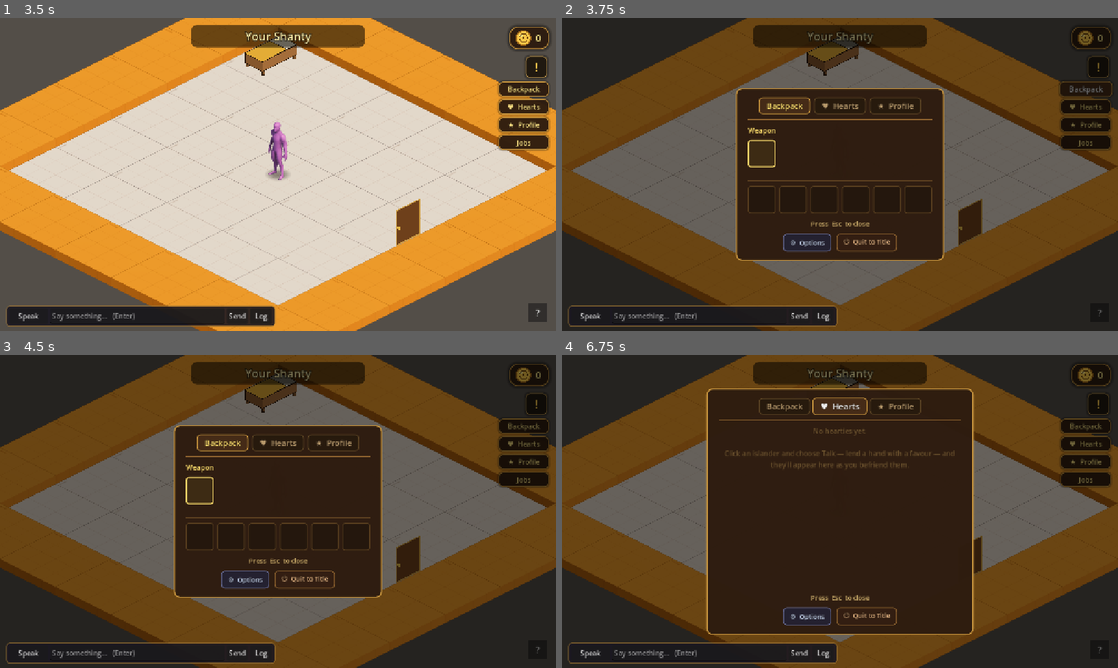
Above: before the commit, frames 1-4 (two rows, left to right).
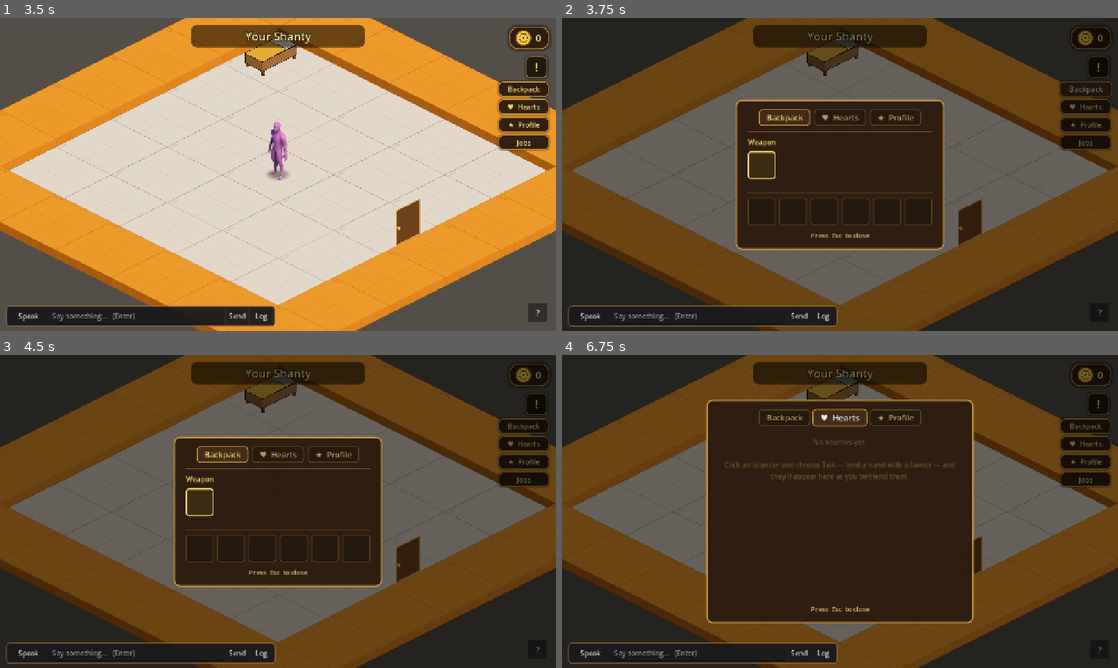
Above: after the commit, the same moments.

Repository: TairoyZone/shivaliva-shanty
Game: Godot game, scene res://main.tscn
The game is run twice, just before and just after one commit, with the same random seed, the same clock (stepped at 60 frames per second) and the same inputs.
Inputs:
- Up to frame 1 (3.5 s): click "New Game" at 0.5 s; click "Let's get to it" at 1.25 s; click "!" at 2 s; click "X" at 2.75 s
- Up to frame 2 (3.75 s): click "Backpack" at 3.5 s
- Up to frame 3 (4.5 s): click "♥ Hearts" at 4.25 s
- Up to frame 4 (6.75 s): click "★ Profile" at 5 s; click "Jobs" at 5.75 s; click "♥ Hearts" at 6.5 s

Frame 1 is identical in both runs. In frame 2, 5.7% of the frame differs, in the area x 31-69%, y 22-78%; in frame 3, 5.7%; in frame 4, 6.1%, in the area x 26-74%, y 10-90%.

Commit message:
feat(ui): ESC pause menu (Resume/Options/Quit) + ESC closes the chat log + captain line dedup
Three deck/UI fixes Troy hit while playing:

1) ESC PAUSE MENU: new interface/pause_menu/PauseMenu (PROCESS_MODE_ALWAYS modal that pauses the tree, mirrors JournalPanel) with Resume / Options / Quit to Title. MOVED the Options + Quit-to-Title buttons OUT of the backpack into it. HUD ESC is now a priority chain (_on_escape): close the open backpack -> close the chat log -> else open the pause menu. E still opens the backpack.

2) ESC CLOSES THE CHAT LOG: ChatBox.is_log_open()/close_log(); the HUD chain closes it before falling through to the pause menu (it didn't close before).

3) CAPTAIN DEDUP: the deck is a fresh node on every station re-entry, so _setup_phase re-said the identical phase line each time (bubble + log spam). _say now skips a line identical to the last one (tracked on PlayerState.last_deck_say, which survives the scene swap; reset by clear_voyage).

Verified: headless scan clean. CLAUDE.md ESC note updated.

Co-Authored-By: Claude Opus 4.8 <noreply@anthropic.com>

Diff:
--- a/autoloads/chat_box.gd
+++ b/autoloads/chat_box.gd
@@ -39,6 +39,13 @@
 func is_typing() -> bool:
 
 	return _input != null and _input.has_focus()
+
+
+## True while the stored chat/event LOG overlay is open — so ESC closes it (and the HUD stands down on
+## ESC rather than opening the backpack; see hud.gd).
+func is_log_open() -> bool:
+
+	return _log_open
 
 
 ## Release the chat bar's focus — called when a HUD panel opens via a mouse click (which bypasses the
@@ -220,6 +227,13 @@
 		_autoscroll()
 
 
+## Close the log if open (ESC from the HUD calls this before falling through to the pause menu).
+func close_log() -> void:
+
+	if _log_open:
+		_toggle_log()
+
+
 # --- log --------------------------------------------------------------
 
 func _on_event_logged(text: String, color: Color) -> void:
--- a/autoloads/player_state.gd
+++ b/autoloads/player_state.gd
@@ -196,6 +196,10 @@
 ## THIS, not the persisted owned-ship `ship_condition`, so the Loft / the Patchworks station / the sink
 ## all act on the ship you're actually crewing (YPP-style). Reset when a voyage ends. See [[ship-condition-research]].
 var voyage_open_holes : int = 0
+## TRANSIENT (not saved): the last line the deck captain spoke — so re-entering the deck in the SAME
+## phase doesn't re-announce/re-log the identical line (the deck is a fresh node each re-entry). Reset
+## by clear_voyage so a new voyage greets you again. See ship_deck.gd `_say`.
+var last_deck_say : String = ""
 
 ## The player's Skirmish weapons. You start with just FISTS (brawl); the rest are bought
 ## at Cinder Troy's forge ([WeaponShop]) → appended here. The EQUIPPED one is the attack
@@ -487,6 +491,7 @@
 	voyage_leg_swaps0 = 0
 	voyage_boarding_seed = 0   # don't bleed a stale footing seed into the next (maybe friendly) Skirmish
 	voyage_open_holes = 0      # the pillage SHIP's holes are transient — the next voyage's ship starts fresh
+	last_deck_say = ""         # so the next voyage's captain greets you again instead of staying silent
 	# (Your OWNED ship's persisted condition (`ship_condition`) is separate + survives, repaired at the
 	# Skydock's Patchworks post. The in-voyage Patchworks station mends the CURRENT pillage ship.)
 	# A boarding melee still in flight (you stepped away, never rejoined, then bailed) is abandoned too.
--- a/interface/hud.gd
+++ b/interface/hud.gd
@@ -265,6 +265,20 @@
 	_inventory_panel.toggle()
 
 
+# ESC priority: close whatever's open first (backpack → chat log); if nothing is, open the PAUSE MENU
+# (Resume / Options / Quit). The Journal owns its own ESC (it pauses + processes-always, so the HUD
+# doesn't get the key while it's up). Troy 2026-06-07: ESC = pause menu; Options/Quit moved out of the bag.
+func _on_escape() -> void:
+
+	if _inventory_panel.is_open():
+		_inventory_panel.close()
+		return
+	if ChatBox != null and ChatBox.is_log_open():
+		ChatBox.close_log()
+		return
+	PauseMenu.open(self)
+
+
 func _unhandled_input(event: InputEvent) -> void:
 
 	# ESC summons / dismisses the backpack in the overworld. The HUD owns
@@ -273,8 +287,11 @@
 		return
 	if ChatBox.is_typing():
 		return   # typing in chat — keys go to the text, not the backpack/journal
-	if event.is_action_pressed("ui_cancel") or event.is_action_pressed("interact"):
-		_toggle_inventory()   # ESC or E opens/closes the backpack — E no longer interacts (Troy: click-based)
+	if event.is_action_pressed("interact"):
+		_toggle_inventory()   # E opens/closes the backpack (E no longer interacts — Troy: click-based world)
+		get_viewport().set_input_as_handled()
+	elif event.is_action_pressed("ui_cancel"):
+		_on_escape()          # ESC: close whatever's open, else open the pause menu (Troy 2026-06-07)
 		get_viewport().set_input_as_handled()
 	elif event is InputEventKey and event.pressed and not event.echo and event.keycode == KEY_J:
 		_toggle_journal()
--- a/interface/inventory_panel/inventory_panel.gd
+++ b/interface/inventory_panel/inventory_panel.gd
@@ -140,51 +140,8 @@
 	hint.add_theme_color_override("font_color", Color(0.8, 0.68, 0.42, 1.0))
 	hint.horizontal_alignment = HORIZONTAL_ALIGNMENT_CENTER
 	vbox.add_child(hint)
-	# Quit to title — the discoverable clean save-and-quit from the overworld (ESC opens this bag, so
-	# this is the way out). PlayerState autosaves on every change, so we just return to the title.
-	var quit_row : HBoxContainer = HBoxContainer.new()
-	quit_row.alignment = BoxContainer.ALIGNMENT_CENTER
-	quit_row.add_theme_constant_override("separation", 12)
-	vbox.add_child(quit_row)
-	# Options (music / sound toggles) — next to Quit so settings are reachable in-game.
-	var opt_btn : Button = Button.new()
-	opt_btn.text = "⚙  Options"
-	opt_btn.focus_mode = Control.FOCUS_NONE
-	opt_btn.add_theme_font_size_override("font_size", 15)
-	opt_btn.add_theme_color_override("font_color", Color(0.80, 0.86, 0.96, 1.0))
-	opt_btn.add_theme_color_override("font_outline_color", Color(0, 0, 0, 0.85))
-	opt_btn.add_theme_constant_override("outline_size", 3)
-	var os : StyleBoxFlat = StyleBoxFlat.new()
-	os.bg_color = Color(0.14, 0.13, 0.20, 0.92)
-	os.border_color = Color(0.40, 0.42, 0.58, 1.0)
-	os.set_border_width_all(2)
-	os.set_corner_radius_all(8)
-	os.content_margin_left = 16
-	os.content_margin_right = 16
-	os.content_margin_top = 7
-	os.content_margin_bottom = 7
-	opt_btn.add_theme_stylebox_override("normal", os)
-	opt_btn.pressed.connect(func() -> void: OptionsPanel.open(self))
-	quit_row.add_child(opt_btn)
-	var quit_btn : Button = Button.new()
-	quit_btn.text = "⏻  Quit to Title"
-	quit_btn.focus_mode = Control.FOCUS_NONE
-	quit_btn.add_theme_font_size_override("font_size", 15)
-	quit_btn.add_theme_color_override("font_color", Color(0.92, 0.72, 0.52, 1.0))
-	quit_btn.add_theme_color_override("font_outline_color", Color(0, 0, 0, 0.85))
-	quit_btn.add_theme_constant_override("outline_size", 3)
-	var qs : StyleBoxFlat = StyleBoxFlat.new()
-	qs.bg_color = Color(0.20, 0.12, 0.07, 0.92)
-	qs.border_color = Color(0.55, 0.38, 0.18, 1.0)
-	qs.set_border_width_all(2)
-	qs.set_corner_radius_all(8)
-	qs.content_margin_left = 16
-	qs.content_margin_right = 16
-	qs.content_margin_top = 7
-	qs.content_margin_bottom = 7
-	quit_btn.add_theme_stylebox_override("normal", qs)
-	quit_btn.pressed.connect(_on_quit_to_title)
-	quit_row.add_child(quit_btn)
+	# (Options + Quit to Title moved OUT of the backpack to the ESC PAUSE MENU, Troy 2026-06-07 — see
+	# interface/pause_menu/pause_menu.gd. The bag is now purely items/hearts/profile.)
 	_update_tab_styles()
 
 
@@ -281,22 +238,6 @@
 		close()
 	else:
 		open("items")
-
-
-# Return to the title screen. PlayerState autosaves on every change + records last_scene, so main.tscn
-# resumes the player right back here on next launch — a clean save-and-quit.
-func _on_quit_to_title() -> void:
-
-	close()
-	if get_tree() == null:
-		return
-	get_tree().paused = false
-	# Abandon any in-flight pillage entirely (NOT just the melee): the voyage fields are transient + not
-	# saved, so leaving voyage_active / open_holes / the board snapshot live would bleed into the next run
-	# (a phantom resume on Continue, or a fresh voyage starting already-holed). clear_voyage clears the
-	# boarding melee too.
-	PlayerState.clear_voyage()
-	get_tree().change_scene_to_file("res://main.tscn")
 
 
 func current_tab() -> String:
--- /dev/null
+++ b/interface/pause_menu/pause_menu.gd
@@ -0,0 +1,157 @@
+## PauseMenu — ESC in the walkable world opens this: it PAUSES the game and offers Resume / Options /
+## Quit to Title (the Options + Quit moved here OUT of the backpack, Troy 2026-06-07). Mirrors the
+## JournalPanel modal pattern: a PROCESS_MODE_ALWAYS CanvasLayer that pauses the tree and owns its own
+## ESC-to-resume, added to the root via PauseMenu.open(host) (won't stack). Built procedurally
+## (placeholder-first). The HUD drives opening; closing whatever's already open takes priority over it.
+class_name PauseMenu
+extends CanvasLayer
+
+const GROUP : StringName = &"pause_menu"
+const GOLD : Color = Color(0.96, 0.86, 0.5, 1.0)
+
+
+## Open the pause menu (added to the tree root + pauses). No-op if one is already showing.
+static func open(host: Node) -> void:
+
+	if host == null or host.get_tree() == null:
+		return
+	if host.get_tree().get_first_node_in_group(GROUP) != null:
+		return
+	host.get_tree().root.add_child(PauseMenu.new())
+
+
+func _ready() -> void:
+
+	layer = 80   # above the HUD (10) + chat (12), below the OptionsPanel (90) it can open
+	process_mode = Node.PROCESS_MODE_ALWAYS
+	add_to_group(GROUP)
+	_build()
+	if get_tree() != null:
+		get_tree().paused = true
+
+
+func _build() -> void:
+
+	# Dim backdrop — a click outside the panel resumes.
+	var dim : ColorRect = ColorRect.new()
+	dim.color = Color(0, 0, 0, 0.6)
+	dim.set_anchors_preset(Control.PRESET_FULL_RECT)
+	dim.mouse_filter = Control.MOUSE_FILTER_STOP
+	dim.gui_input.connect(_on_dim_input)
+	add_child(dim)
+
+	var panel : PanelContainer = PanelContainer.new()
+	panel.add_theme_stylebox_override("panel", _panel_style())
+	panel.anchor_left = 0.5
+	panel.anchor_top = 0.5
+	panel.anchor_right = 0.5
+	panel.anchor_bottom = 0.5
+	panel.grow_horizontal = Control.GROW_DIRECTION_BOTH
+	panel.grow_vertical = Control.GROW_DIRECTION_BOTH
+	panel.offset_left = -190.0
+	panel.offset_top = -170.0
+	panel.offset_right = 190.0
+	panel.offset_bottom = 170.0
+	add_child(panel)
+
+	var vbox : VBoxContainer = VBoxContainer.new()
+	vbox.add_theme_constant_override("separation", 14)
+	panel.add_child(vbox)
+
+	var title : Label = Label.new()
+	title.text = "Paused"
+	title.add_theme_font_size_override("font_size", 32)
+	title.add_theme_color_override("font_color", GOLD)
+	title.add_theme_color_override("font_outline_color", Color(0, 0, 0, 0.85))
+	title.add_theme_constant_override("outline_size", 4)
+	title.horizontal_alignment = HORIZONTAL_ALIGNMENT_CENTER
+	vbox.add_child(title)
+
+	var spacer : Control = Control.new()
+	spacer.custom_minimum_size = Vector2(0.0, 8.0)
+	vbox.add_child(spacer)
+
+	vbox.add_child(_make_button("Resume", Color(0.86, 0.94, 0.82, 1.0), Color(0.16, 0.22, 0.14, 0.94),
+		Color(0.46, 0.66, 0.36, 1.0), _close))
+	vbox.add_child(_make_button("⚙  Options", Color(0.80, 0.86, 0.96, 1.0), Color(0.14, 0.13, 0.20, 0.94),
+		Color(0.40, 0.42, 0.58, 1.0), func() -> void: OptionsPanel.open(self)))
+	vbox.add_child(_make_button("⏻  Quit to Title", Color(0.92, 0.72, 0.52, 1.0), Color(0.20, 0.12, 0.07, 0.94),
+		Color(0.55, 0.38, 0.18, 1.0), _on_quit_to_title))
+
+	var hint : Label = Label.new()
+	hint.text = "Esc to resume"
+	hint.add_theme_font_size_override("font_size", 14)
+	hint.add_theme_color_override("font_color", Color(0.8, 0.68, 0.42, 0.85))
+	hint.horizontal_alignment = HORIZONTAL_ALIGNMENT_CENTER
+	vbox.add_child(hint)
+
+
+func _make_button(text: String, fg: Color, bg: Color, border: Color, action: Callable) -> Button:
+
+	var b : Button = Button.new()
+	b.text = text
+	b.focus_mode = Control.FOCUS_NONE
+	b.add_theme_font_size_override("font_size", 20)
+	b.add_theme_color_override("font_color", fg)
+	b.add_theme_color_override("font_outline_color", Color(0, 0, 0, 0.85))
+	b.add_theme_constant_override("outline_size", 3)
+	var s : StyleBoxFlat = StyleBoxFlat.new()
+	s.bg_color = bg
+	s.border_color = border
+	s.set_border_width_all(2)
+	s.set_corner_radius_all(9)
+	s.content_margin_left = 18
+	s.content_margin_right = 18
+	s.content_margin_top = 9
+	s.content_margin_bottom = 9
+	b.add_theme_stylebox_override("normal", s)
+	b.pressed.connect(action)
+	return b
+
+
+func _panel_style() -> StyleBoxFlat:
+
+	var s : StyleBoxFlat = StyleBoxFlat.new()
+	s.bg_color = Color(0.16, 0.11, 0.06, 0.98)
+	s.border_color = Color(0.78, 0.58, 0.24, 1.0)
+	s.set_border_width_all(3)
+	s.set_corner_radius_all(14)
+	s.set_content_margin_all(26)
+	return s
+
+
+func _unhandled_input(event: InputEvent) -> void:
+
+	if event.is_action_pressed("ui_cancel"):
+		# If the Options sub-panel is up over us, let it be (it closes via its own button/dim) — don't
+		# half-close the stack.
+		if get_tree() != null and get_tree().get_first_node_in_group(&"options_panel") != null:
+			return
+		_close()
+		var vp : Viewport = get_viewport()
+		if vp != null:
+			vp.set_input_as_handled()
+
+
+func _on_dim_input(event: InputEvent) -> void:
+
+	if event is InputEventMouseButton and event.pressed:
+		_close()
+
+
+func _close() -> void:
+
+	if get_tree() != null:
+		get_tree().paused = false
+	queue_free()
+
+
+# Return to the title — PlayerState autosaves on every change + records last_scene, so main.tscn resumes
+# the player here on next launch. clear_voyage() drops any in-flight pillage (transient, not saved).
+func _on_quit_to_title() -> void:
+
+	if get_tree() == null:
+		return
+	get_tree().paused = false
+	PlayerState.clear_voyage()
+	get_tree().change_scene_to_file("res://main.tscn")
--- a/levels/ship_deck/ship_deck.gd
+++ b/levels/ship_deck/ship_deck.gd
@@ -615,7 +615,13 @@
 
 func _say(line: String) -> void:
 
-	# Transient captain speech over his post (re-fired each phase) + an echo to the log — no permanent banner.
+	# DEDUP across deck re-entries: the deck is a fresh node every time you come back from a station, and
+	# _setup_phase re-says the phase line — so skip it if it's identical to the last thing the captain said
+	# (tracked on PlayerState, which survives the scene swap). Only genuinely NEW lines speak + log.
+	if line == PlayerState.last_deck_say:
+		return
+	PlayerState.last_deck_say = line
+	# Transient captain speech over his post + an echo to the log — no permanent banner.
 	if _captain_anchor != null:
 		for c in _captain_anchor.get_children():
 			c.queue_free()   # only the latest line shows (don't stack bubbles on rapid phase changes)
Not shown, added: interface/pause_menu/pause_menu.gd.uid
Not shown, changed: CLAUDE.md
